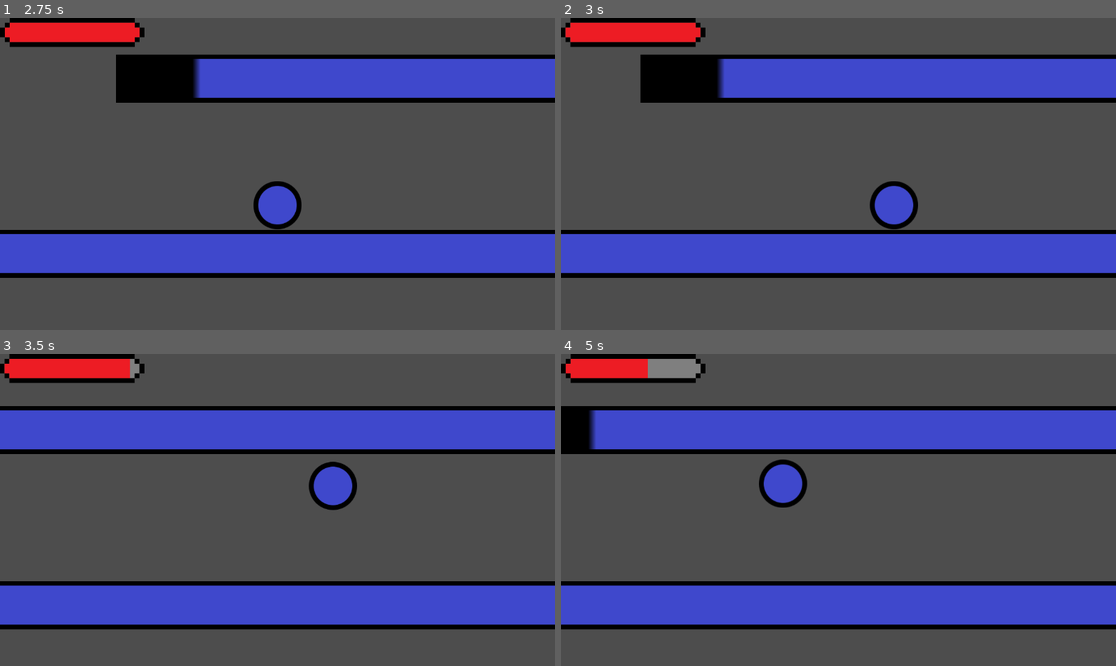
Above: before the commit, frames 1-4 (two rows, left to right).
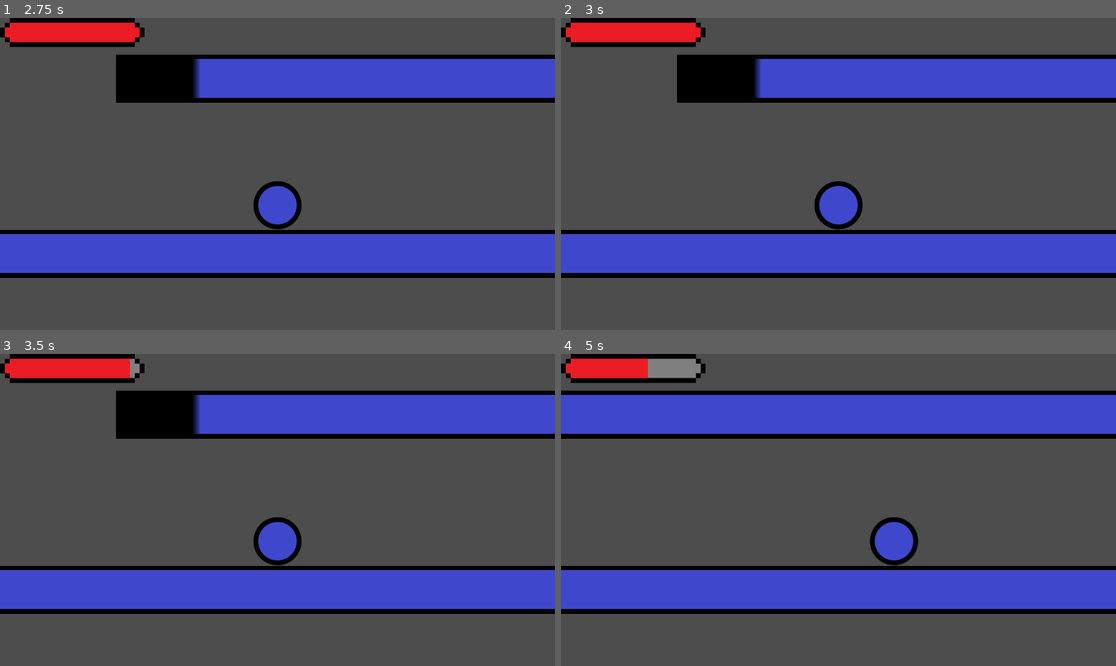
Above: after the commit, the same moments.

Repository: MetalBoy0/Bulgeon
Game: Godot game, scene res://Menus/Main Menu/MainMenu.tscn
Same seed, same stepped clock (60 frames per second), same inputs: the game is played once before the commit and once after it. Before the commit the project starts from res://Main Menu/MainMenu.tscn.
Inputs (mouse positions are in pixels of both pictures, inside the frame that each line leads up to):
- Up to frame 1 (2.75 s): click "Settings" at 0.5 s; click "Main Menu" at 1.25 s; click "Start" at 2 s
- Up to frame 2 (3 s): move the mouse to (960, 158) at 2.77 s; hold D (move_right) from 2.78 s (still down); hold Shift (roll_attack, bound only after the commit) from 2.78 s (still down); click (960, 158) at 2.92 s
- Up to frame 3 (3.5 s): keep holding D (move_right); keep holding Shift (roll_attack, bound only after the commit); tap W (jump) at 3.02, 3.05, 3.32 s
- Up to frame 4 (5 s): release D (move_right) at 3.5 s; release Shift (roll_attack, bound only after the commit) at 3.5 s; drag from (727, 525) to (810, 572) at 3.52 s; move the mouse to (894, 441) at 4.27 s; hold A (move_left) from 4.28 s (still down); hold Shift (roll_attack, bound only after the commit) from 4.28 s (still down); click (894, 441) at 4.42 s; tap W (jump) at 4.55 s

Frame 1 is identical in both runs. In frame 2, 4.2% of the frame differs, in the area x 0-65%, y 0-68%; in frame 3, 30%, in the area x 0-100%, y 0-89%; in frame 4, 28%.

Commit message:
Added Death Menu

Diff:
--- a/Main.tscn
+++ b/Main.tscn
@@ -5,7 +5,7 @@
 [ext_resource type="Texture2D" uid="uid://c14vqarvjf4in" path="res://TestObsticals/Wall.png" id="3_bsgji"]
 [ext_resource type="Texture2D" uid="uid://hjktynu43c1q" path="res://Player Stuff/Health/Health_Bar_Under.png" id="3_mo4hd"]
 [ext_resource type="Texture2D" uid="uid://cjx7xk3la1t25" path="res://Player Stuff/Health/Health_Bar_Progress.png" id="4_umhaq"]
-[ext_resource type="Script" path="res://HealthBar.gd" id="5_d3018"]
+[ext_resource type="Script" path="res://Player Stuff/Health/HealthBar.gd" id="5_d3018"]
 
 [sub_resource type="CircleShape2D" id="CircleShape2D_tvq21"]
 radius = 50.01
@@ -22,14 +22,14 @@
 maxHealth = 100
 hurtBox = NodePath("CollisionShape2D")
 hurtTimer = NodePath("Timer")
-maxSpeed = 1000.0
-acceleration = 500.0
-jumpForce = 700.0
+maxSpeed = 700.0
+acceleration = 400.0
+jumpForce = 600.0
 drag = 5.0
-maxRollHoldDuration = 2.0
+maxRollHoldDuration = 1.75
 minRollHoldDuration = 0.5
 maxRollDuration = 0.25
-rollSpeed = 3000.0
+rollSpeed = 5500.0
 
 [node name="Sprite2D" type="Sprite2D" parent="CharacterBody2D"]
 texture = ExtResource("2_nam2j")
--- /dev/null
+++ b/Menus/Death Menu/DeathMenu.gd
@@ -0,0 +1,9 @@
+extends Control
+
+
+func _on_respawn_pressed():
+	get_tree().change_scene_to_file("res://Main.tscn")
+
+
+func _on_quit_to_main_menu_pressed():
+	get_tree().change_scene_to_file("res://Menus/Main Menu/MainMenu.tscn")
--- /dev/null
+++ b/Menus/Death Menu/DeathMenu.tscn
@@ -0,0 +1,33 @@
+[gd_scene load_steps=2 format=3 uid="uid://c3g7xbppcoqel"]
+
+[ext_resource type="Script" path="res://Menus/Death Menu/DeathMenu.gd" id="1_a6n06"]
+
+[node name="DeathMenu" type="Control"]
+layout_mode = 3
+anchors_preset = 15
+anchor_right = 1.0
+anchor_bottom = 1.0
+grow_horizontal = 2
+grow_vertical = 2
+script = ExtResource("1_a6n06")
+
+[node name="MarginContainer" type="MarginContainer" parent="."]
+offset_left = 436.0
+offset_top = 244.0
+offset_right = 506.0
+offset_bottom = 345.0
+scale = Vector2(4, 4)
+
+[node name="VBoxContainer" type="VBoxContainer" parent="MarginContainer"]
+layout_mode = 2
+
+[node name="Respawn" type="Button" parent="MarginContainer/VBoxContainer"]
+layout_mode = 2
+text = "Respawn"
+
+[node name="Quit To Main Menu" type="Button" parent="MarginContainer/VBoxContainer"]
+layout_mode = 2
+text = "Main Menu"
+
+[connection signal="pressed" from="MarginContainer/VBoxContainer/Respawn" to="." method="_on_respawn_pressed"]
+[connection signal="pressed" from="MarginContainer/VBoxContainer/Quit To Main Menu" to="." method="_on_quit_to_main_menu_pressed"]
--- a/Main Menu/MainMenu.gd
+++ b/Menus/Main Menu/MainMenu.gd
@@ -7,7 +7,7 @@
 
 #Goes To Settings Scene
 func _on_settings_pressed():
-	get_tree().change_scene_to_file("res://Settings/Settings.tscn")
+	get_tree().change_scene_to_file("res://Menus/Settings/Settings.tscn")
 
 #Quits Out Of Godot
 func _on_stop_pressed():
--- a/Main Menu/MainMenu.tscn
+++ b/Menus/Main Menu/MainMenu.tscn
@@ -1,6 +1,6 @@
 [gd_scene load_steps=2 format=3 uid="uid://clo8lnohleaho"]
 
-[ext_resource type="Script" path="res://Main Menu/MainMenu.gd" id="1_1udil"]
+[ext_resource type="Script" path="res://Menus/Main Menu/MainMenu.gd" id="1_1udil"]
 
 [node name="MainMenu" type="Control"]
 layout_mode = 3
--- a/Settings/Settings.gd
+++ b/Menus/Settings/Settings.gd
@@ -3,4 +3,4 @@
 
 #Go Back To Main Menu Scene
 func _on_main_menu_pressed():
-	get_tree().change_scene_to_file("res://Main Menu/MainMenu.tscn")
+	get_tree().change_scene_to_file("res://Menus/Main Menu/MainMenu.tscn")
--- a/Settings/Settings.tscn
+++ b/Menus/Settings/Settings.tscn
@@ -1,7 +1,7 @@
 [gd_scene load_steps=3 format=3 uid="uid://ciducktrylvd"]
 
-[ext_resource type="Script" path="res://Settings/Settings.gd" id="1_uel2v"]
-[ext_resource type="Script" path="res://Settings/Volume.gd" id="2_b3i3d"]
+[ext_resource type="Script" path="res://Menus/Settings/Settings.gd" id="1_uel2v"]
+[ext_resource type="Script" path="res://Menus/Settings/Volume.gd" id="2_b3i3d"]
 
 [node name="Settings" type="Control"]
 layout_mode = 3
--- a/Player Stuff/PlayerContoller.gd
+++ b/Player Stuff/PlayerContoller.gd
@@ -149,7 +149,7 @@
 func hurtByEnemy():
 	currentHealth -= 10 #enemyDamage
 	if currentHealth < 0:
-		currentHealth = maxHealth
+		get_tree().change_scene_to_file("res://Menus/Death Menu/DeathMenu.tscn")
 	isHurt = true
 	hurtTimer.start()
 	await hurtTimer.timeout
@@ -162,8 +162,8 @@
 
 # Called every frame. 'delta' is the elapsed time since the previous frame.
 func _process(delta):
-	if Input.is_key_pressed(KEY_ESCAPE):
-		get_tree().change_scene_to_file("res://Main Menu/MainMenu.tscn")
+	if Input.is_action_just_pressed("escape"):
+		get_tree().change_scene_to_file("res://Menus/Main Menu/MainMenu.tscn")
 	# Testing stuff, remove this later
 	if position.y > 1000:
 		# Reset the player if they fall off the world
--- a/project.godot
+++ b/project.godot
@@ -11,7 +11,7 @@
 [application]
 
 config/name="Bulgeon"
-run/main_scene="res://Main Menu/MainMenu.tscn"
+run/main_scene="res://Menus/Main Menu/MainMenu.tscn"
 config/features=PackedStringArray("4.2", "Forward Plus")
 config/icon="res://icon.svg"
 
@@ -32,6 +32,16 @@
 "events": [Object(InputEventKey,"resource_local_to_scene":false,"resource_name":"","device":0,"window_id":0,"alt_pressed":false,"shift_pressed":false,"ctrl_pressed":false,"meta_pressed":false,"pressed":false,"keycode":0,"physical_keycode":87,"key_label":0,"unicode":0,"echo":false,"script":null)
 ]
 }
+roll_attack={
+"deadzone": 0.5,
+"events": [Object(InputEventKey,"resource_local_to_scene":false,"resource_name":"","device":-1,"window_id":0,"alt_pressed":false,"shift_pressed":false,"ctrl_pressed":false,"meta_pressed":false,"pressed":false,"keycode":0,"physical_keycode":4194325,"key_label":0,"unicode":0,"echo":false,"script":null)
+]
+}
+escape={
+"deadzone": 0.5,
+"events": [Object(InputEventKey,"resource_local_to_scene":false,"resource_name":"","device":-1,"window_id":0,"alt_pressed":false,"shift_pressed":false,"ctrl_pressed":false,"meta_pressed":false,"pressed":false,"keycode":0,"physical_keycode":4194305,"key_label":0,"unicode":0,"echo":false,"script":null)
+]
+}
 
 [layer_names]
 
Renamed: Settings/Volume.gd -> Menus/Settings/Volume.gd
Renamed: HealthBar.gd -> Player Stuff/Health/HealthBar.gd
